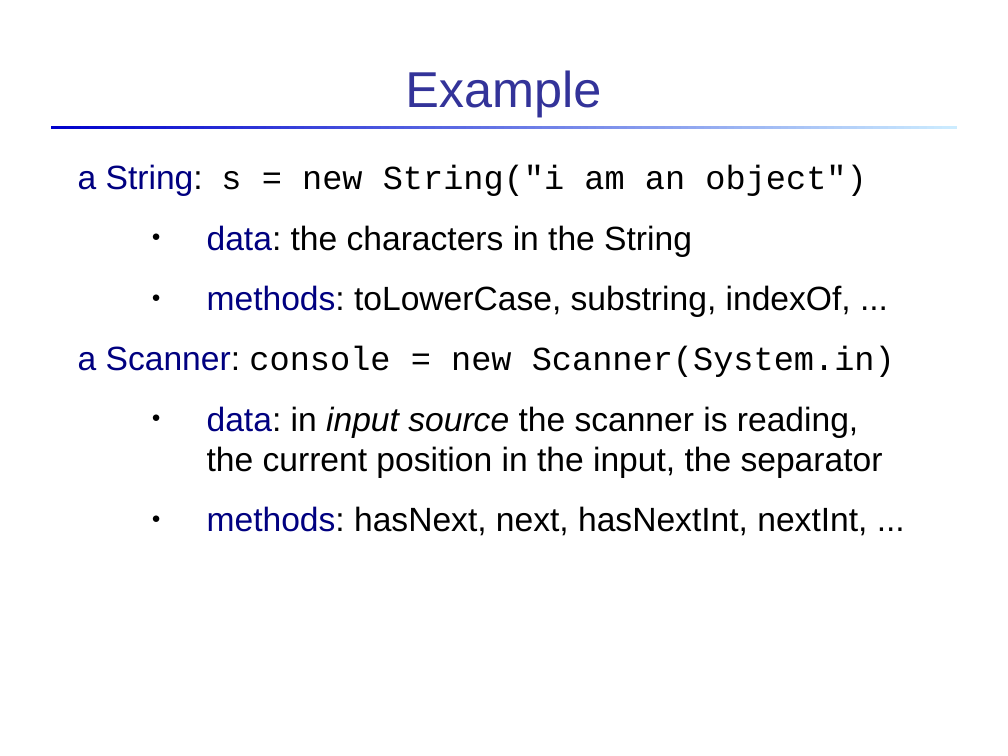
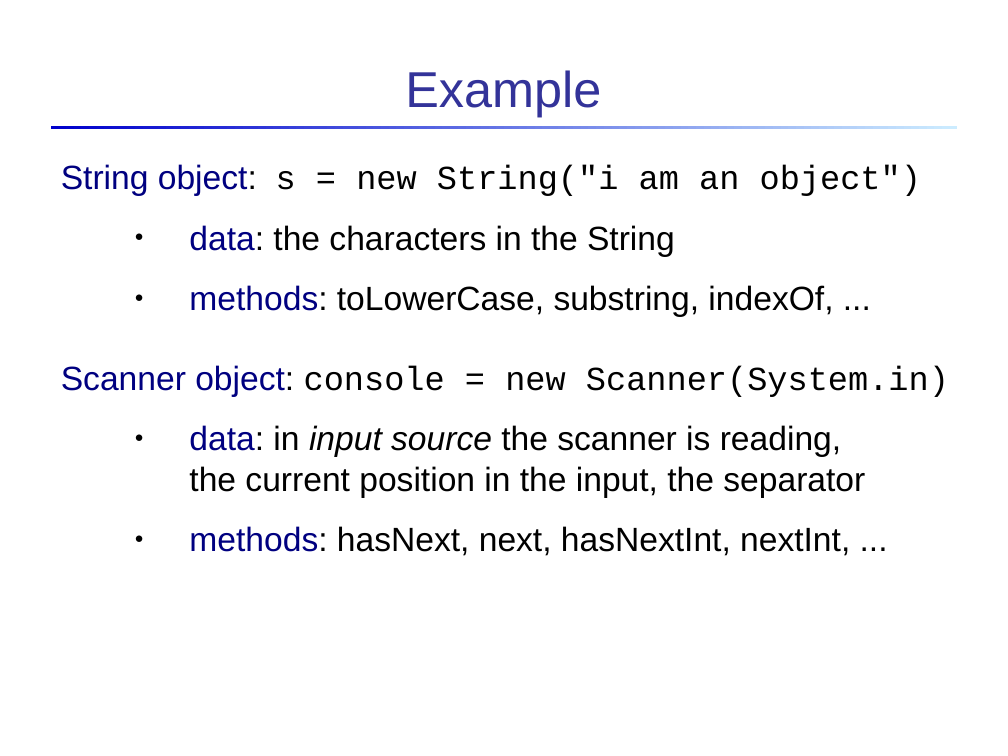
Before and after one commit to cpske/programming1, a slide deck: slide 4 of objects/1-Introduction-to-Objects.ppt. Drawn at 1008x756 pixels with LibreOffice and Linux fonts; fonts in the diff are those of the drawing. Boxes give left, top, right and bottom in pixels: in the first picture for what was removed or moved away, otherwise in the second. Text is boxed around its words. In the diff, an @@ line names an element or a change of style, - is before the commit and + after.

Commit message:
minor update to objects slides

```diff
--- a/objects/1-Introduction-to-Objects.ppt
+++ b/objects/1-Introduction-to-Objects.ppt
@@ text "String object: s = new ...": place and size @@
-text "String object: s = new ..." at box(78, 164, 895, 536)
+text "String object: s = new ..." at box(61, 164, 949, 556)
@@ text at box(61, 164, 921, 196): text changed @@
-a String: s = new String("i am an object")
+String object: s = new String("i am an object")
@@ text at box(189, 225, 865, 556): indent changed @@
@@ text at box(61, 365, 949, 397): text changed @@
-a Scanner: console = new Scanner(System.in)
+Scanner object: console = new Scanner(System.in)
```
Also in this commit, not shown: 4 other slides changed, 4 other files.
